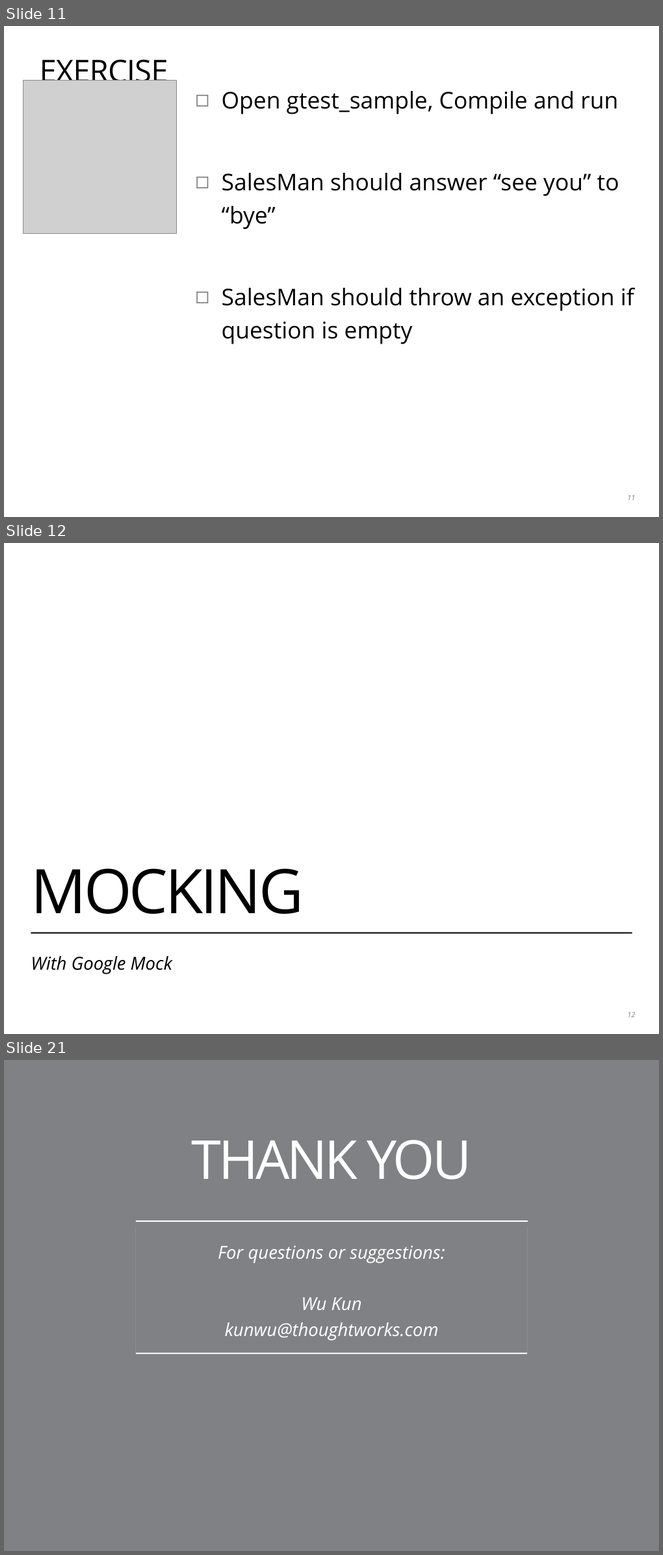
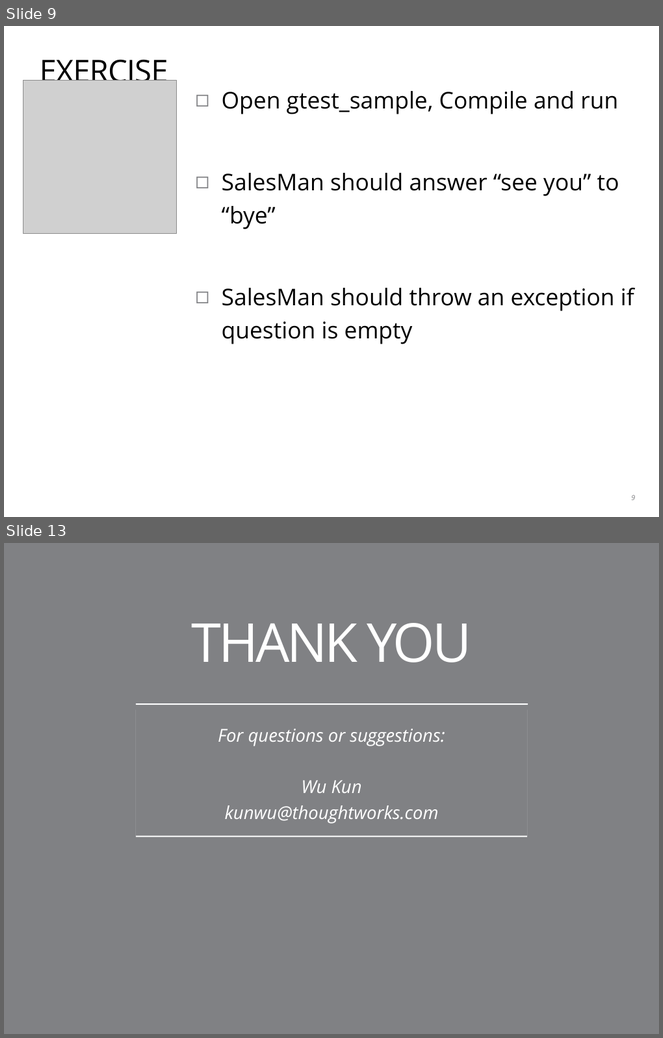
Before and after one commit to coney/cpp-unit-testing, a slide deck: .slides/01-introduction-to-gtest.pptx. Shown one above the other, each under a label of ours: slides 11, 12 and 21 before the commit, slides 9 and 13 after it; the slides between them are not shown. The pictures are 663x1555 and 663x1038 pixels, drawn with LibreOffice and Linux fonts; fonts in the diff are those of the drawing; grey boxes stand for pictures; background and template pictures are left out. Boxes give left, top, right and bottom in pixels: in the first picture for what was removed or moved away, otherwise in the second. Text is boxed around its words. In the diff, an @@ line names an element or a change of style, - is before the commit and + after.

```diff
--- a/.slides/01-introduction-to-gtest.pptx
+++ b/.slides/01-introduction-to-gtest.pptx
@@ slide 12 removed at box(4, 543, 659, 1034), background #FFFFFF @@
@@ title removed at box(31, 869, 304, 914) @@
-MOCKING
@@ line removed from (31, 933) to (633, 933) @@
@@ text removed at box(31, 956, 172, 975) @@
-With Google Mock
@@ page number removed at box(627, 1012, 635, 1017) @@
-12
@@ what was slide 11 is now slide 9 @@
@@ page number at box(631, 495, 635, 500): text changed @@
-11
+9
@@ what was slide 21 is now slide 13 @@
```
Also in this commit, not shown: 1 slide changed, 1 slide added, 8 other slides removed, 2 other files.
